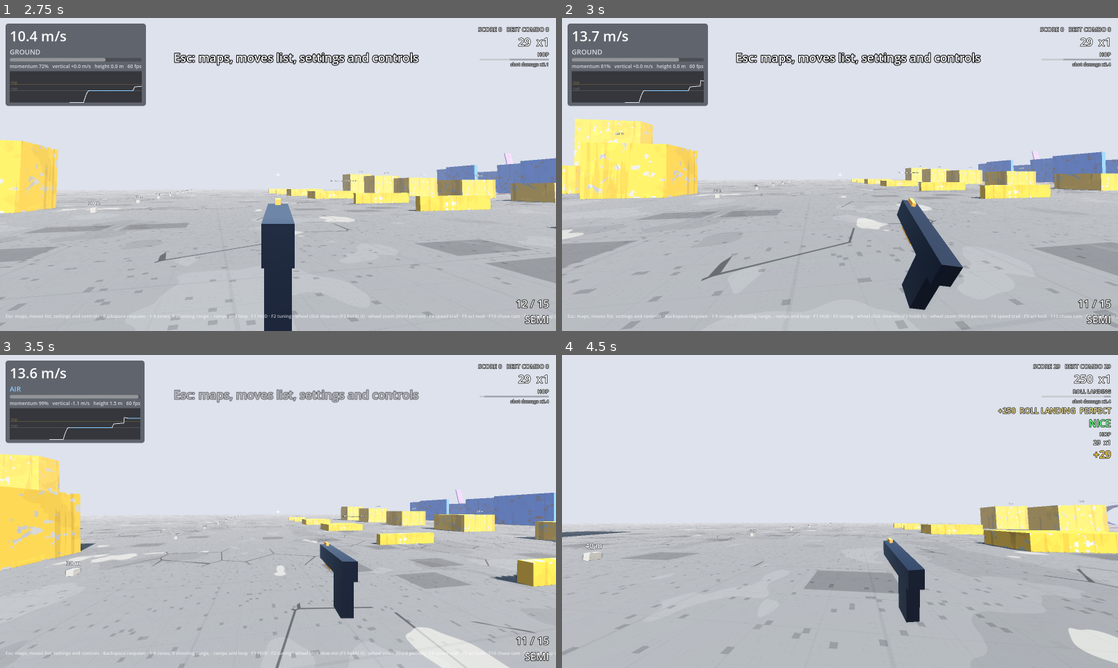
Above: before the commit, frames 1-4 (two rows, left to right).
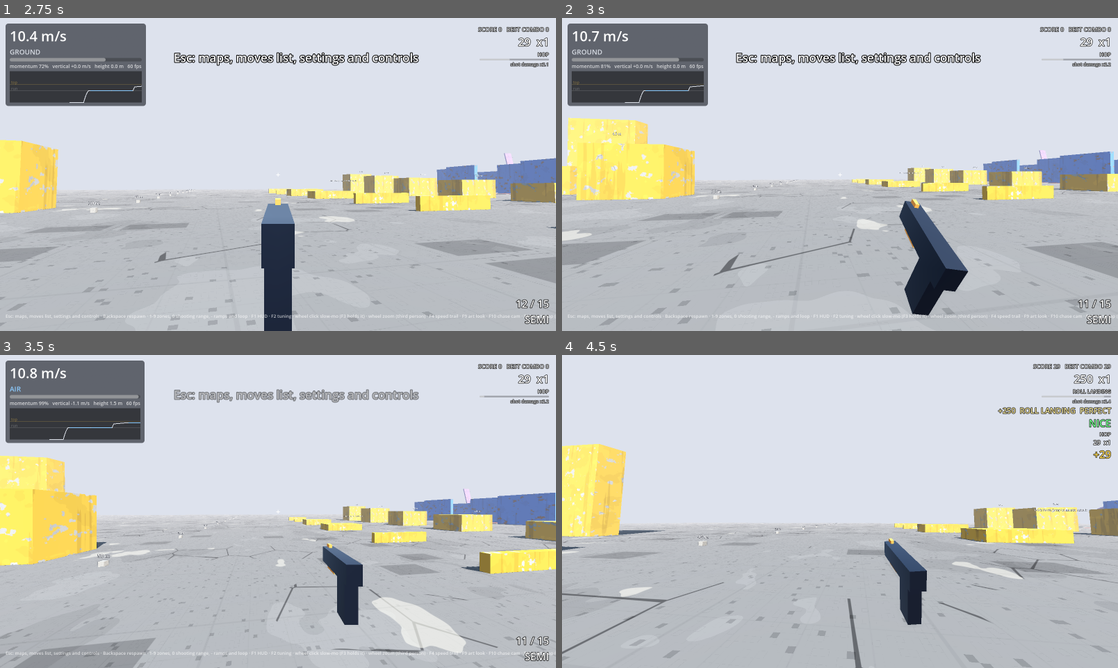
Above: after the commit, the same moments.

Repository: daxtinenichols/trickshot
Game: Godot game, scene res://levels/sandbox.tscn
Same seed, same stepped clock (60 frames per second), same inputs: the game is played once before the commit and once after it.
Inputs (mouse positions are in pixels of both pictures, inside the frame that each line leads up to):
- Up to frame 1 (2.75 s): tap Enter at 0.5 s; move the mouse to (305, 174) at 0.52 s; hold Right mouse button (aim) 0.53-1.28 s; hold W (move_forward) from 0.53 s (still down); click (305, 174) at 0.67 s; tap Space (jump) at 0.77, 1.52 s; tap Shift (boost, bound only before the commit) at 0.8, 1.35, 2.3 s; move the mouse to (250, 174) at 1.27 s; click (250, 174) at 1.42 s; right-click (250, 174) at 1.55 s; move the mouse to (289, 168) at 2.02 s; hold Right mouse button (aim) from 2.03 s (still down); click (289, 168) at 2.17 s
- Up to frame 2 (3 s): keep holding W (move_forward); move the mouse to (834, 180) at 2.77 s; release Right mouse button (aim) at 2.78 s; tap Shift (boost, bound only before the commit) at 2.85 s; click (834, 180) at 2.92 s
- Up to frame 3 (3.5 s): keep holding W (move_forward); tap Space (jump) at 3.02 s; right-click (272, 517) at 3.05 s
- Up to frame 4 (4.5 s): keep holding W (move_forward); move the mouse to (878, 514) at 3.52 s; hold Ctrl (crouch) 3.53-4.28 s; click (878, 514) at 3.67 s; tap Space (jump) at 3.77 s; tap Shift (boost, bound only before the commit) at 3.8 s; tap F1 (debug_hud) at 4.15 s; move the mouse to (795, 508) at 4.27 s; click (795, 508) at 4.35 s

Frame 1 is identical in both runs. In frame 2, 5.9% of the frame differs, in the area x 0-100%, y 4-100%; in frame 3, 11%; in frame 4, 11%.

Commit message:
Remove the speed boost; Shift is now just the hold-to-steer key
Dax asked for the boost to go. The Shift action is renamed steer: held,
the mouse leans you into turns on your feet and rolls you in the air and
on walls. L3 on a controller is free again.

Co-Authored-By: Claude Opus 5.5 (1M context) <noreply@anthropic.com>
Claude-Session: https://claude.ai/code/session_011hg9Kk5Vd2Ayb5Vtmyg1qs

Diff:
--- a/autoload/input_setup.gd
+++ b/autoload/input_setup.gd
@@ -14,7 +14,8 @@
 	"jump": [KEY_SPACE],
 	"crouch": [KEY_CTRL, KEY_C],
 	"kick": [KEY_F],
-	"boost": [KEY_SHIFT],
+	# Held: the mouse leans you into turns, and rolls you in the air and on walls.
+	"steer": [KEY_SHIFT],
 	"lean_left": [KEY_Q],
 	"lean_right": [KEY_E],
 	"reload": [KEY_R],
@@ -51,9 +52,8 @@
 	"reload": [JOY_BUTTON_X],
 	"fire_mode": [JOY_BUTTON_DPAD_LEFT],
 	"reset": [JOY_BUTTON_BACK],
-	# Bumpers lean and quick turn; clicking the left stick boosts, like a
-	# sprint button. The D-pad is for things you don't press mid-move.
-	"boost": [JOY_BUTTON_LEFT_STICK],
+	# Bumpers lean and quick turn. The D-pad is for things you don't press
+	# mid-move.
 	"lean_left": [JOY_BUTTON_LEFT_SHOULDER],
 	"lean_right": [JOY_BUTTON_RIGHT_SHOULDER],
 	"slow_mo": [JOY_BUTTON_DPAD_DOWN],
--- a/autoload/settings.gd
+++ b/autoload/settings.gd
@@ -18,7 +18,7 @@
 	["jump", "Jump / vault / climb"],
 	["crouch", "Crouch / slide / roll"],
 	["kick", "Kick"],
-	["boost", "Boost"],
+	["steer", "Steer with the mouse (hold)"],
 	["lean_left", "Lean left / quick turn / side flip"],
 	["lean_right", "Lean right / quick turn / side flip"],
 	["fire", "Fire"],
--- a/player/input_frame.gd
+++ b/player/input_frame.gd
@@ -11,8 +11,6 @@
 var crouch_pressed := false
 var crouch_held := false
 var kick_pressed := false
-## Short speed boost (with a cooldown).
-var boost_pressed := false
 ## -1 = lean left, 1 = lean right. Held, it's also a quick turn (the view
 ## turns faster and your speed follows it). In the air it rolls you (side
 ## flip); on a wall it angles your run.
@@ -30,7 +28,6 @@
 	f.crouch_pressed = Input.is_action_just_pressed("crouch")
 	f.crouch_held = Input.is_action_pressed("crouch")
 	f.kick_pressed = Input.is_action_just_pressed("kick")
-	f.boost_pressed = Input.is_action_just_pressed("boost")
 	f.lean = Input.get_action_strength("lean_right") - Input.get_action_strength("lean_left")
 	return f
 
--- a/player/movement_tuning.gd
+++ b/player/movement_tuning.gd
@@ -229,15 +229,15 @@
 @export_range(0.0, 2000.0, 10.0) var spin_carry_min := 270.0
 @export_range(0.0, 2.0, 0.01) var spin_carry_time := 0.3
 
-@export_group("Quick turn and boost")
+@export_group("Quick turn and mouse steering")
 ## Holding a lean button turns the view this many times faster toward that
 ## side (Q left, E right); turning the other way is normal speed.
 @export_range(1.0, 5.0, 0.1) var quick_turn_look_scale := 2.5
-## Holding boost (Shift) in the air or on a wall, moving the mouse left and
+## Holding steer (Shift) in the air or on a wall, moving the mouse left and
 ## right rolls you instead of turning: a side flip in the air, rolling your
 ## path round on a wall. This scales how far (1 = as far as it would turn).
 @export_range(0.1, 4.0, 0.05) var mouse_roll_scale := 1.0
-## Holding boost on your feet, turning the mouse leans you that way: the
+## Holding steer (Shift) on your feet, turning the mouse leans you that way: the
 ## faster you turn, the more you lean (full lean at this many degrees per
 ## second), and the more you lean, the harder the turn (up to
 ## quick_turn_look_scale), with your speed swinging round like a quick turn.
@@ -245,11 +245,6 @@
 ## While quick turning, your speed turns with your view: all of it on the
 ## ground, this share of it in the air.
 @export_range(0.0, 1.0, 0.01) var quick_turn_air_carry := 0.35
-## Speed added by a boost (m/s), and seconds before the next one.
-@export_range(0.0, 10.0, 0.1) var boost_speed := 3.5
-@export_range(0.0, 10.0, 0.1) var boost_cooldown := 2.0
-## Seconds the boost holds your top speed up, fading back over this time.
-@export_range(0.0, 3.0, 0.05) var boost_time := 0.8
 
 @export_group("Breakables")
 ## Speed at which running or sliding into a window smashes it.
--- a/player/player.gd
+++ b/player/player.gd
@@ -142,19 +142,16 @@
 var _turn_side := 0.0
 ## The last tick rolled you with the mouse.
 var _mouse_rolled := false
-# Mouse roll (boost held + mouse left/right in the air or on a wall):
+# Mouse roll (Shift held + mouse left/right in the air or on a wall):
 # radians gathered since the last tick, and what this tick uses.
 var _roll_input := 0.0
 var _roll_tick := 0.0
-# Mouse lean (boost held + turning on your feet): turn gathered since the
+# Mouse lean (Shift held + turning on your feet): turn gathered since the
 # last tick (radians, + = left), and the lean it gives (-1 left .. 1 right).
 var _mouse_turn := 0.0
 var _mouse_lean := 0.0
 ## View yaw turned while quick turning since the last tick (radians).
 var _turn_carry := 0.0
-var _boost_cooldown := 0.0
-## Seconds left of the boost's raised top speed.
-var _boost_time := 0.0
 ## Speed into a wall hit this tick (a bonk unless the hit becomes a move).
 var _pending_impact := 0.0
 
@@ -230,11 +227,11 @@
 		var m := event as InputEventMouseMotion
 		var sens := tuning.mouse_sensitivity * aim_sensitivity_scale()
 		var d_pitch := -m.relative.y * sens * (-1.0 if invert_y else 1.0)
-		if Input.is_action_pressed("boost") and state in [State.AIR, State.WALLRUN]:
-			# Holding boost, left and right rolls you instead of turning.
+		if Input.is_action_pressed("steer") and state in [State.AIR, State.WALLRUN]:
+			# Holding steer (Shift), left and right rolls you instead of turning.
 			roll_look(m.relative.x * sens)
 			_look(0.0, d_pitch)
-		elif Input.is_action_pressed("boost"):
+		elif Input.is_action_pressed("steer"):
 			# On your feet it leans you into the turn.
 			lean_look(-m.relative.x * sens, d_pitch)
 		else:
@@ -308,7 +305,7 @@
 		pitch = clampf(raw, deg_to_rad(-89.0), deg_to_rad(89.0))
 
 
-## Mouse lean (boost held on your feet): turns the view like _look, and
+## Mouse lean (Shift held on your feet): turns the view like _look, and
 ## the turn's speed leans you into it, turning harder the more you lean.
 func lean_look(d_yaw: float, d_pitch: float) -> void:
 	_mouse_turn += d_yaw
@@ -363,8 +360,6 @@
 	# On a wall, lean angles your run instead.
 	_turn_side = signf(f.lean) if absf(f.lean) > 0.3 and state != State.WALLRUN else 0.0
 	_carry_turn()
-	if f.boost_pressed:
-		_boost(f)
 	if state != State.SURFACE:
 		rotation = Vector3(0.0, yaw, 0.0)
 	lean = move_toward(lean, clampf(f.lean + _mouse_lean, -1.0, 1.0), tuning.lean_speed * delta)
@@ -405,8 +400,6 @@
 	_since_crouch_press = 0.0 if f.crouch_pressed else _since_crouch_press + delta
 	_slide_cooldown = maxf(_slide_cooldown - delta, 0.0)
 	_wall_jump_lock = maxf(_wall_jump_lock - delta, 0.0)
-	_boost_cooldown = maxf(_boost_cooldown - delta, 0.0)
-	_boost_time = maxf(_boost_time - delta, 0.0)
 	_since_wall += delta
 	_crouch_hold = _crouch_hold + delta if f.crouch_held else 0.0
 	if state in [State.GROUND, State.CROUCH, State.SLIDE, State.ROLL, State.STUN, State.SURFACE]:
@@ -531,7 +524,7 @@
 	_air_roll += _roll_dir * _roll_rate * delta
 
 
-## Rolling with the mouse (boost held) turns you directly, either way.
+## Rolling with the mouse (Shift held) turns you directly, either way.
 ## Let go mid-spin and a fast roll carries on like an opened-up side flip
 ## (settling near level); a slow one just stops where it is.
 func _mouse_roll(delta: float) -> bool:
@@ -714,8 +707,6 @@
 	# at something. Backpedalling caps at run speed; momentum only carries
 	# forward and sideways.
 	var top := MovementMath.ground_wish_speed(tuning.run_speed, tuning.top_speed, momentum) if f.move.y > -0.3 else tuning.run_speed
-	# A boost lifts your top speed for a moment, fading back down.
-	top += tuning.boost_speed * _boost_time / maxf(tuning.boost_time, 0.01)
 	var wish_speed := top * wish.length()
 	velocity = MovementMath.accelerate(velocity, wish.normalized(), wish_speed, tuning.ground_accel, delta)
 	velocity.y -= tuning.gravity * delta
@@ -1113,7 +1104,7 @@
 	# the wall turns it up, away turns it down.
 	a -= g * cos(a) / maxf(speed, 1.0) * delta
 	a += _lean_toward_wall(f.lean) * deg_to_rad(tuning.wallrun_angle_rate) * delta
-	# Rolling with the mouse (boost held) turns the path the same way, by
+	# Rolling with the mouse (Shift held) turns the path the same way, by
 	# as much as you move it.
 	a += _roll_tick * _wall_side()
 	a = clampf(a, -deg_to_rad(tuning.wallrun_max_down_angle), deg_to_rad(tuning.wallrun_max_up_angle))
@@ -1797,7 +1788,7 @@
 	return _shape_fits(_stand_shape, global_position)
 
 
-# ---------------------------------------------------------------- quick turn / boost
+# ---------------------------------------------------------------- quick turn
 
 ## Quick turn: while a lean button is held the view turns faster and your
 ## speed swings round with it, so a hard turn doesn't cost you speed.
@@ -1815,23 +1806,6 @@
 		return
 	var h := MovementMath.horizontal(velocity).rotated(Vector3.UP, turned * share)
 	velocity = Vector3(h.x, velocity.y, h.z)
-
-
-## Shift: a short burst of speed where you're going, then a cooldown. Only
-## with your feet on something (no air dash).
-func _boost(f: InputFrame) -> void:
-	if _boost_cooldown > 0.0 or state not in [State.GROUND, State.CROUCH, State.SLIDE, State.ROLL, State.SURFACE, State.WALLRUN]:
-		return
-	var h := MovementMath.horizontal(velocity)
-	var dir := h.normalized() if h.length() > 1.0 else wish_direction(f).normalized()
-	if dir == Vector3.ZERO:
-		dir = forward()
-	var speed := minf(h.length() + tuning.boost_speed, maxf(h.length(), tuning.top_speed + tuning.boost_speed))
-	h = dir * speed
-	velocity = Vector3(h.x, velocity.y, h.z)
-	_boost_cooldown = tuning.boost_cooldown
-	_boost_time = tuning.boost_time
-	_trick_feedback(&"boost")
 
 
 ## How far the view can lean sideways (`want`, + right) without poking into
@@ -1862,11 +1836,6 @@
 	if state == State.SURFACE:
 		return Transform3D(Basis(_prev_rotation.slerp(Quaternion(global_basis.orthonormalized()), t)), pos)
 	return Transform3D(Basis(Vector3.UP, yaw), pos)
-
-
-## 0 = boost ready, 1 = just used.
-func boost_cooldown() -> float:
-	return _boost_cooldown / maxf(tuning.boost_cooldown, 0.01)
 
 
 ## The wallrun's path angle up the wall in radians (negative runs down it).
@@ -1926,8 +1895,6 @@
 	_ground_flick = 0.0
 	lean = 0.0
 	_turn_carry = 0.0
-	_boost_cooldown = 0.0
-	_boost_time = 0.0
 	_roll_input = 0.0
 	_roll_tick = 0.0
 	_mouse_rolled = false
--- a/tests/test_player_moves.gd
+++ b/tests/test_player_moves.gd
@@ -773,7 +773,7 @@
 
 func test_mouse_roll_rolls_you_directly() -> void:
 	var p := await _airborne(10.0)
-	# Boost held, the mouse rolls you by as much as it moves, either way.
+	# Shift held, the mouse rolls you by as much as it moves, either way.
 	# Slowly (2 degrees a tick is 120 degrees a second).
 	for i in 15:
 		p.roll_look(deg_to_rad(2.0))
@@ -881,7 +881,7 @@
 	check(not (&"sideflip" in w.tricks_seen), "no flip on the ground")
 
 
-## Runs up to speed, then turns right with the mouse lean (boost held) at
+## Runs up to speed, then turns right with the mouse lean (Shift held) at
 ## `deg_per_tick` for 20 ticks. Returns [lean, yaw turned, speed after].
 func _mouse_lean_turn(deg_per_tick: float) -> Array:
 	w.add_floor()
@@ -1006,36 +1006,6 @@
 func test_plain_turn_is_normal_speed() -> void:
 	var p := await _turn_run(0.0)
 	check_near(rad_to_deg(absf(angle_difference(0.0, p.yaw))), 36.0, 0.5, "without lean the view turns as you move it")
-
-
-func test_boost() -> void:
-	w.add_floor()
-	var p := await _settle()
-	await _run_to(7.0)
-	var before := p.horizontal_speed()
-	var f := _fwd()
-	f.boost_pressed = true
-	await w.step(1, f)
-	await w.step(9, _fwd())
-	check(p.horizontal_speed() > before + p.tuning.boost_speed * 0.6, "shift boosts your speed (%.2f -> %.2f)" % [before, p.horizontal_speed()])
-	var boosted := p.horizontal_speed()
-	await w.step(1, f)
-	check(p.horizontal_speed() < boosted + 0.5, "cooldown: no second boost right away")
-	await w.step(60, _fwd())
-	check(p.horizontal_speed() < boosted - 1.0, "the boost fades (%.2f)" % p.horizontal_speed())
-	await w.step(int(p.tuning.boost_cooldown * 60.0) + 2, _fwd())
-	before = p.horizontal_speed()
-	await w.step(1, f)
-	check(p.horizontal_speed() > before + 1.0, "boost is back after the cooldown")
-
-
-func test_no_boost_in_the_air() -> void:
-	var p := await _airborne(6.0)
-	p.velocity = Vector3(0, 0, -6)
-	var f := InputFrame.new()
-	f.boost_pressed = true
-	await w.step(1, f)
-	check(p.horizontal_speed() < 6.5, "no air dash")
 
 
 func test_strafing_is_sprinting() -> void:
--- a/tests/test_settings.gd
+++ b/tests/test_settings.gd
@@ -44,9 +44,9 @@
 	check(GameSettings.event_label(GameSettings.slot_event("jump", true)) == "A", "jump is A")
 	check(GameSettings.event_label(GameSettings.slot_event("fire", false)) == "Left mouse", "fire is left mouse")
 	check(GameSettings.event_label(GameSettings.slot_event("fire", true)) == "RT", "fire is RT")
-	check(GameSettings.event_label(GameSettings.slot_event("boost", false)) == "Shift", "boost is Shift")
+	check(GameSettings.event_label(GameSettings.slot_event("steer", false)) == "Shift", "steer is Shift")
 	check(GameSettings.event_label(GameSettings.slot_event("lean_left", false)) == "Q", "lean left is Q")
-	check(GameSettings.event_label(GameSettings.slot_event("boost", true)) == "L3", "boost is L3")
+	check(GameSettings.slot_event("steer", true) == null, "steer has no controller button (it steers the mouse)")
 	check(GameSettings.event_label(GameSettings.slot_event("lean_left", true)) == "LB", "lean left is LB")
 	check(GameSettings.event_label(GameSettings.slot_event("lean_right", true)) == "RB", "lean right is RB")
 	check(GameSettings.event_label(GameSettings.slot_event("kick", true)) == "R3", "kick is R3")
--- a/ui/debug_hud.gd
+++ b/ui/debug_hud.gd
@@ -48,7 +48,6 @@
 	&"kick_off": "KICK-OFF",
 	&"hard_landing": "HARD LANDING",
 	&"wall_impact": "BONK",
-	&"boost": "BOOST",
 }
 
 const HELP := "Esc: maps, moves list, settings and controls · Backspace respawn · 1-9 zones, 0 shooting range, - ramps  …(186 unchanged characters)…
--- a/ui/moves_guide.gd
+++ b/ui/moves_guide.gd
@@ -17,10 +17,9 @@
 	["Wall climb", "Jump at a wall head-on.", "Straighter and faster gets you higher. Press {jump} mid-climb to kick back off."],
 	["Ramps and loops", "Run onto a purple ramp or loop.", "Going up slows you. Fast enough and you run up steep ramps and …(183 unchanged characters)…
 	["Sideways ramps", "Run onto a purple bank at an angle, or across any steep ramp.", "Run along it tilted, like a wallrun. Steer or look up the slope to climb it; let go to drift down."],
-	["Boost", "{boost}.", "A short burst of speed on the ground, a ramp or a wall. Then it needs 2 s to recharge."],
 	["Lean / quick turn", "Hold {lean_left} or {lean_right}.", "Leans you to peek around corners. While held, turning toward that side is faster and your run follows it without losing speed."],
 	["Side flip", "Hold {lean_left} or {lean_right} in the air.", "Rolls you sideways, the way you first pressed. Hold it  …(230 unchanged characters)…
-	["Mouse lean and roll (testing)", "Hold {boost} and move the mouse left or right.", "O …(392 unchanged characters)…
+	["Mouse lean and roll (testing)", "Hold {steer} and move the mouse left or right.", "O …(392 unchanged characters)…
 	["Kick", "{kick}.", "Opens doors and breaks windows. In the air, kick off walls and targets. More speed, bigger push."],
 	["Window smash", "Run or slide into glass fast.", "Low windows are too low to run through: slide under and smash them."],
 	["Backflip", "In the air, keep moving the view up and over until it comes back around.", "Flick hard: past straight up it turns faster. Flick past halfway and let go, and momentum carries you round. Land level or you crash."],
Not shown, changed: README.md
